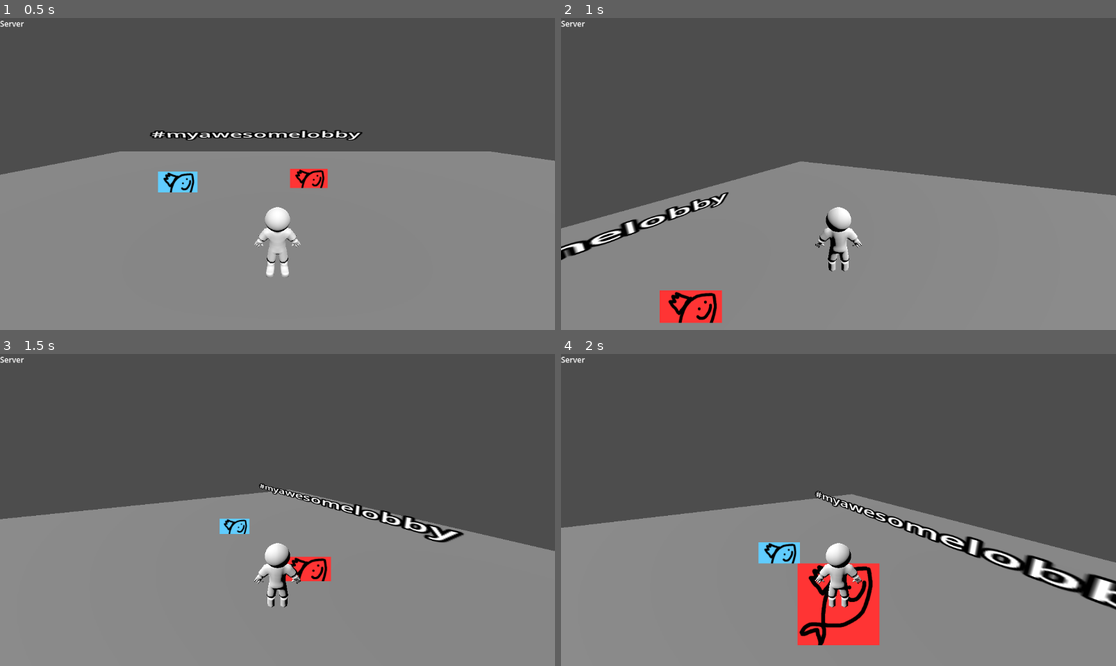
Above: before the commit, frames 1-4 (two rows, left to right).
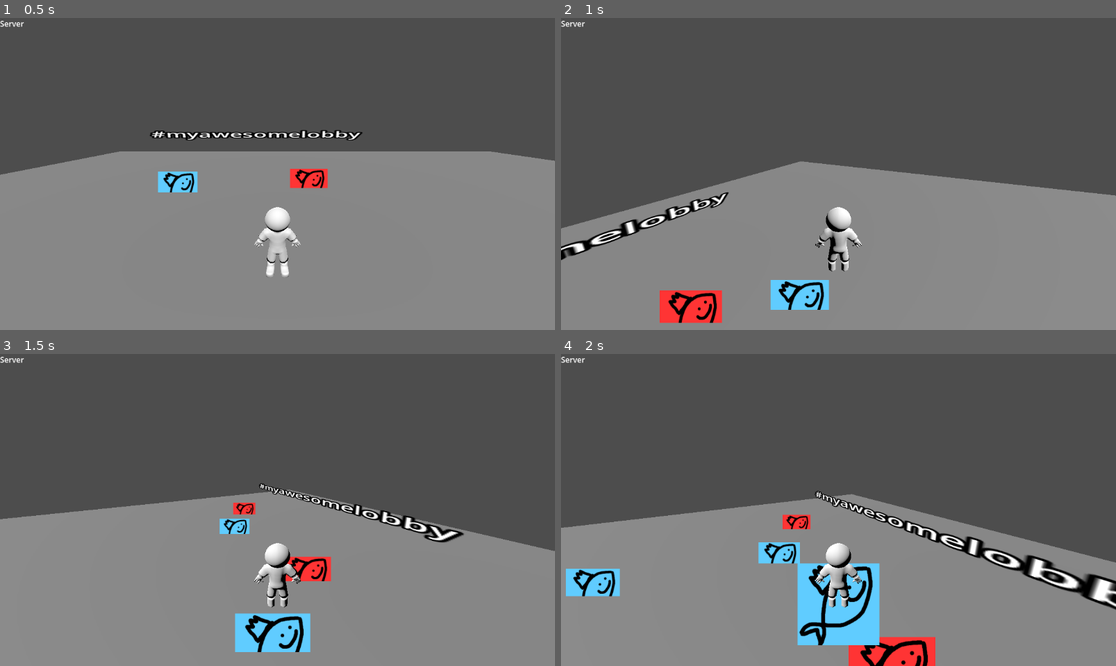
Above: after the commit, the same moments.

Repository: gmuGADIG/King-Fisher
Game: Godot game, scene res://world/lobby/lobby.tscn
The game is run twice, just before and just after one commit, with the same random seed, the same clock (stepped at 60 frames per second) and the same inputs. This scene is started directly instead of the project's main scene.
Inputs (mouse positions are in pixels of both pictures, inside the frame that each line leads up to):
- Up to frame 1 (0.5 s): no input
- Up to frame 2 (1 s): tap Enter at 0.5 s; move the mouse to (866, 174) at 0.52 s; hold W (move_up) from 0.53 s (still down); tap Space (jump) at 0.6, 0.77 s; click (866, 174) at 0.67 s
- Up to frame 3 (1.5 s): keep holding W (move_up); tap Space (jump) at 1.07 s; move the mouse to (249, 510) at 1.27 s; tap \ (print_players) at 1.35 s
- Up to frame 4 (2 s): keep holding W (move_up); tap Space (jump) at 1.52, 1.55, 1.82 s

Frame 1 is identical in both runs. In frame 2, 1.0% of the frame differs, in the area x 37-49%, y 83-94%; in frame 3, 1.9%; in frame 4, 5.2%, in the area x 0-68%, y 51-100%.

Commit message:
items can spawn via raycast
The item spawner blasts raycasts around when told to. They originate from above the world within a range set by a collisionshape3d, aimed directly downward. If the ray hits anything, it spawns an item there. Right now it isn't discriminating between land/water and anything else. Man.

Diff:
--- /dev/null
+++ b/systems/item_spawner.gd
@@ -0,0 +1,50 @@
+extends CollisionShape3D
+## ITEM SPAWNER
+## This Node3D hovers ominously above every level. It can be told to spawn an item.
+## It takes a random X/Z offset within a given range. Then it raycasts down to check for land.
+## If the raycast hits land, it spawns an item there. If it doesn't, it re-rolls and tries again.
+
+@export var items: Array[PackedScene]
+
+
+func _ready() -> void:
+	# Make sure designers aren't scaling the object instead of changing the actual shape
+	assert(scale==Vector3.ONE, "Please set the scale of the Item Spawner to 1,1,1!")
+
+	# Destroy the label that shows the item spawner in the editor
+	for child in get_children():
+		if child is Label3D: child.queue_free()
+
+func _process(_delta: float) -> void:
+	if Input.is_action_just_pressed("jump"):
+		spawnItem()
+
+func spawnItem() -> void:
+	# Get random point in area
+	var rng = RandomNumberGenerator.new()
+	rng.randomize()
+
+	var rayOffsetX: float = rng.randf_range(-shape.size.x/2, shape.size.x/2)
+	var rayOffsetZ: float = rng.randf_range(-shape.size.z/2, shape.size.z/2)
+
+	var rayCastOrigin = Vector3(self.position.x + rayOffsetX, self.position.y, self.position.z + rayOffsetZ)
+	var rayCastDestination: Vector3 = rayCastOrigin - Vector3(0,200,0)
+	print("firing raycast from " + str(rayCastOrigin))
+
+	# Fire raycast
+
+	var space_state = get_world_3d().direct_space_state
+	var query = PhysicsRayQueryParameters3D.create(rayCastOrigin, rayCastDestination, 2)
+	var result = space_state.intersect_ray(query)
+
+	# Check if you hit anything. Because the query is masked to only look at layer 2.
+	if result:
+		print("Hit at point: ", result.position)
+
+
+		# If so, spawn random fish
+
+		if items.size()!=0:
+			var newItem = items[rng.randi_range(0, items.size()-1)].instantiate()
+			newItem.position = result.position
+			add_sibling(newItem)
--- /dev/null
+++ b/systems/item_spawner.tscn
@@ -0,0 +1,23 @@
+[gd_scene format=3 uid="uid://3jux6npjxhxf"]
+
+[ext_resource type="Script" uid="uid://bvr3jlrk3064w" path="res://systems/item_spawner.gd" id="1_ptd0p"]
+[ext_resource type="PackedScene" uid="uid://dsnep0jd62s78" path="res://items/item_test_1.tscn" id="2_lcldm"]
+[ext_resource type="PackedScene" uid="uid://ck8obcgulgo8p" path="res://items/item_test_2.tscn" id="3_h2xnj"]
+
+[sub_resource type="BoxShape3D" id="BoxShape3D_4r7rn"]
+size = Vector3(20, 0.001, 20)
+
+[node name="ItemSpawner" type="CollisionShape3D" unique_id=1588789630]
+shape = SubResource("BoxShape3D_4r7rn")
+script = ExtResource("1_ptd0p")
+items = Array[PackedScene]([ExtResource("2_lcldm"), ExtResource("3_h2xnj")])
+
+[node name="Label" type="Label3D" parent="." unique_id=318015826]
+transform = Transform3D(2.3369606, 0, 0, 0, 1.5772508, 0, 0, 0, 1, 0, 0, 0)
+offset = Vector2(0, -21)
+text = "ITEM
+SPAWNER
+
++"
+vertical_alignment = 2
+line_spacing = -10.0
--- a/world/lobby/lobby.tscn
+++ b/world/lobby/lobby.tscn
@@ -18,8 +18,6 @@
 [node name="Item" parent="." index="4" unique_id=1674373162 instance=ExtResource("3_c06ik")]
 transform = Transform3D(1, 0, 0, 0, 1, 0, 0, 0, 1, 3.9393296, 0, -6.180363)
 
-[node name="PauseMenu" parent="." index="8" unique_id=1167419055 instance=ExtResource("4_c06ik")]
-visible = false
 [node name="RigidBody3D" type="RigidBody3D" parent="." index="6" unique_id=1793351237]
 collision_layer = 3
 collision_mask = 3
@@ -37,3 +35,6 @@
 [node name="Label3D" type="Label3D" parent="." index="7" unique_id=1976693241]
 transform = Transform3D(11.387628, 0, 0, 0, 4.2672796, 0, 0, 0, 1, 0, 3.3720021, -9.835437)
 text = "#myawesomelobby"
+
+[node name="PauseMenu" parent="." index="9" unique_id=1167419055 instance=ExtResource("4_c06ik")]
+visible = false
--- a/world/world_base.tscn
+++ b/world/world_base.tscn
@@ -4,6 +4,7 @@
 [ext_resource type="PackedScene" uid="uid://bffxe171rcnea" path="res://player/player.tscn" id="2_bl271"]
 [ext_resource type="Script" uid="uid://b6jnwssa8pgx8" path="res://systems/player_spawn_manager.gd" id="3_3xj4d"]
 [ext_resource type="PackedScene" uid="uid://c60phfujl8qwv" path="res://systems/player_spawn_point.tscn" id="4_lgvll"]
+[ext_resource type="PackedScene" uid="uid://3jux6npjxhxf" path="res://systems/item_spawner.tscn" id="5_lgvll"]
 
 [node name="WorldBase" type="Node3D" unique_id=1821617715]
 script = ExtResource("1_p433e")
@@ -40,3 +41,6 @@
 
 [node name="PlayerSpawnPoint4" parent="Players" unique_id=909904993 instance=ExtResource("4_lgvll")]
 transform = Transform3D(1, 0, 0, 0, 1, 0, 0, 0, 1, 1.7846797, 0, 1.7462559)
+
+[node name="ItemSpawner" parent="." unique_id=1588789630 instance=ExtResource("5_lgvll")]
+transform = Transform3D(1, 0, 0, 0, 1, 0, 0, 0, 1, 0, 100, 0)
Not shown, added: systems/item_spawner.gd.uid
